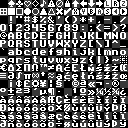
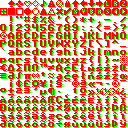
Two versions of the same layered image (128 × 128). Layer-by-layer changes:
added layer "Layer #2" above "Layer #1" over [0,0,127,127]
painted on "Layer #1" over [0,0,128,128]
hid "Layer" over [0,0,128,128]
